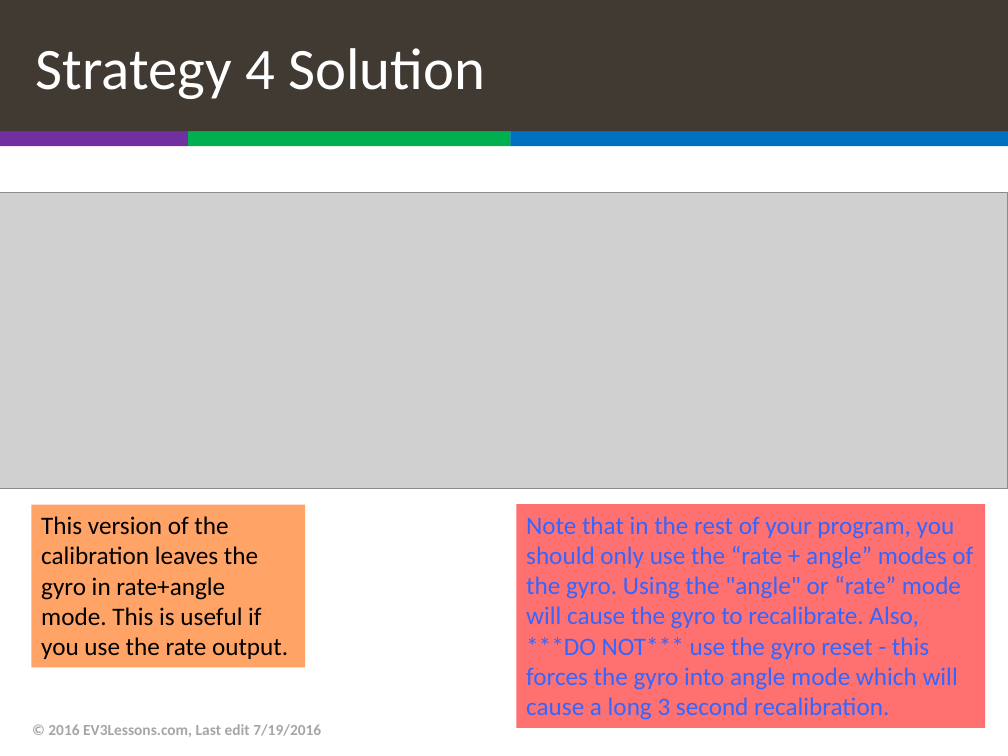
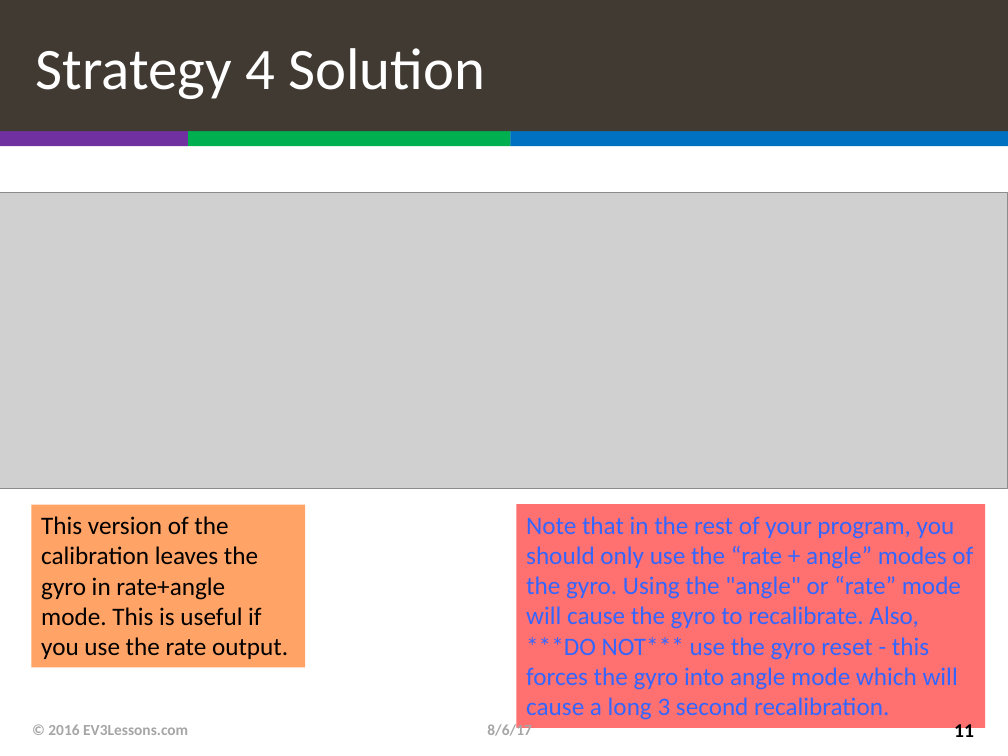
Before and after one commit to TheVinhLuong102/ev3lessons-classic, a slide deck: slide 11 of advanced/Gyro.pptx. Drawn at 1008x756 pixels with LibreOffice and Linux fonts; fonts in the diff are those of the drawing; grey boxes stand for pictures. Boxes give left, top, right and bottom in pixels: in the first picture for what was removed or moved away, otherwise in the second. Text is boxed around its words. In the diff, an @@ line names an element or a change of style, - is before the commit and + after.

Commit message:
New Gyro Lesson

```diff
--- a/advanced/Gyro.pptx
+++ b/advanced/Gyro.pptx
@@ text at (48,724,188,735): text changed @@
-© 2016 EV3Lessons.com, Last edit 7/19/2016
+© 2016 EV3Lessons.com
@@ text added at (487,722,531,736), 11 pt, text #A6A6A6, bold @@
+8/6/17
@@ page number added at (954,721,974,737), 14 pt, text #000000, bold @@
+11
```
Also in this commit, not shown: 11 other slides changed, 46 other files.
